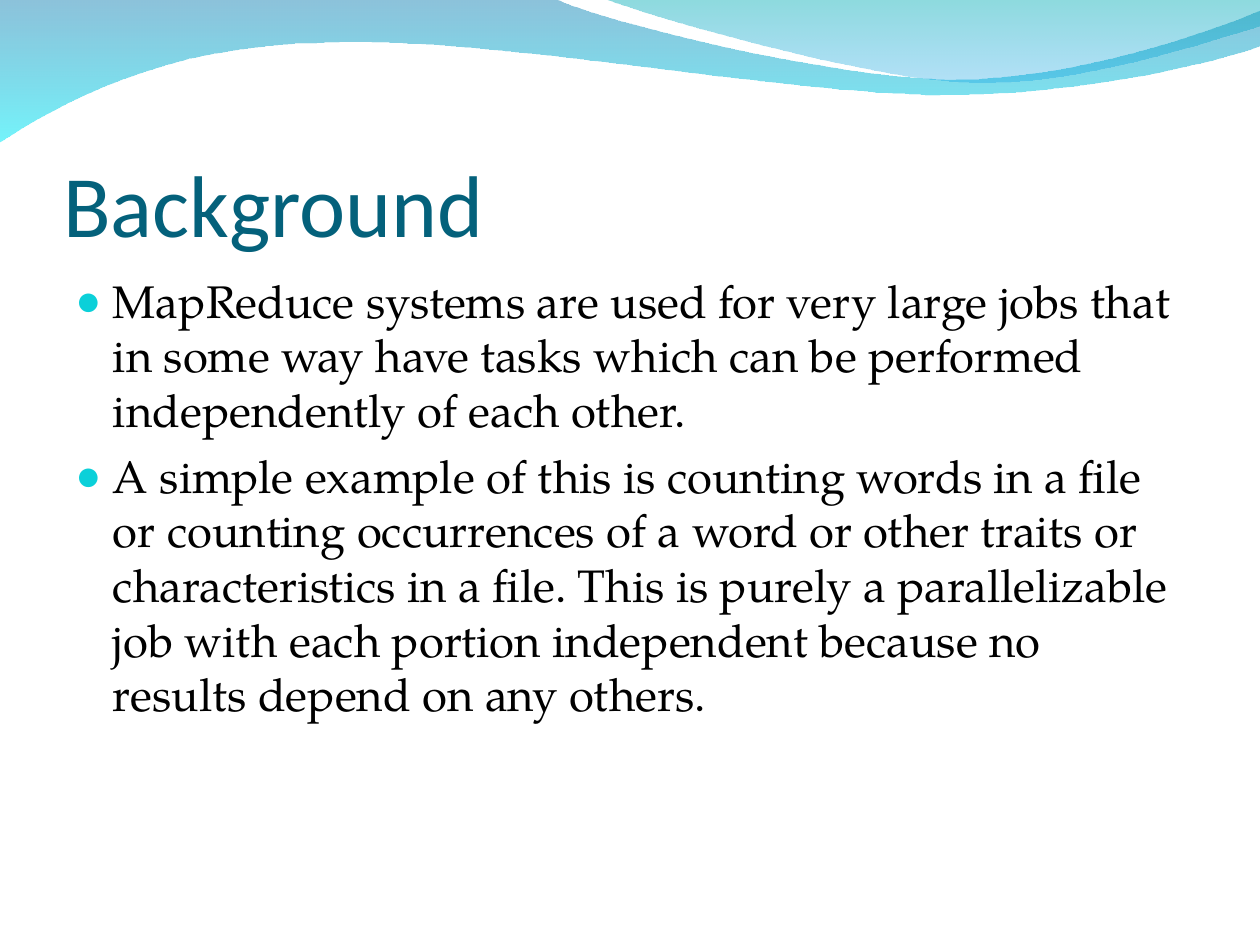
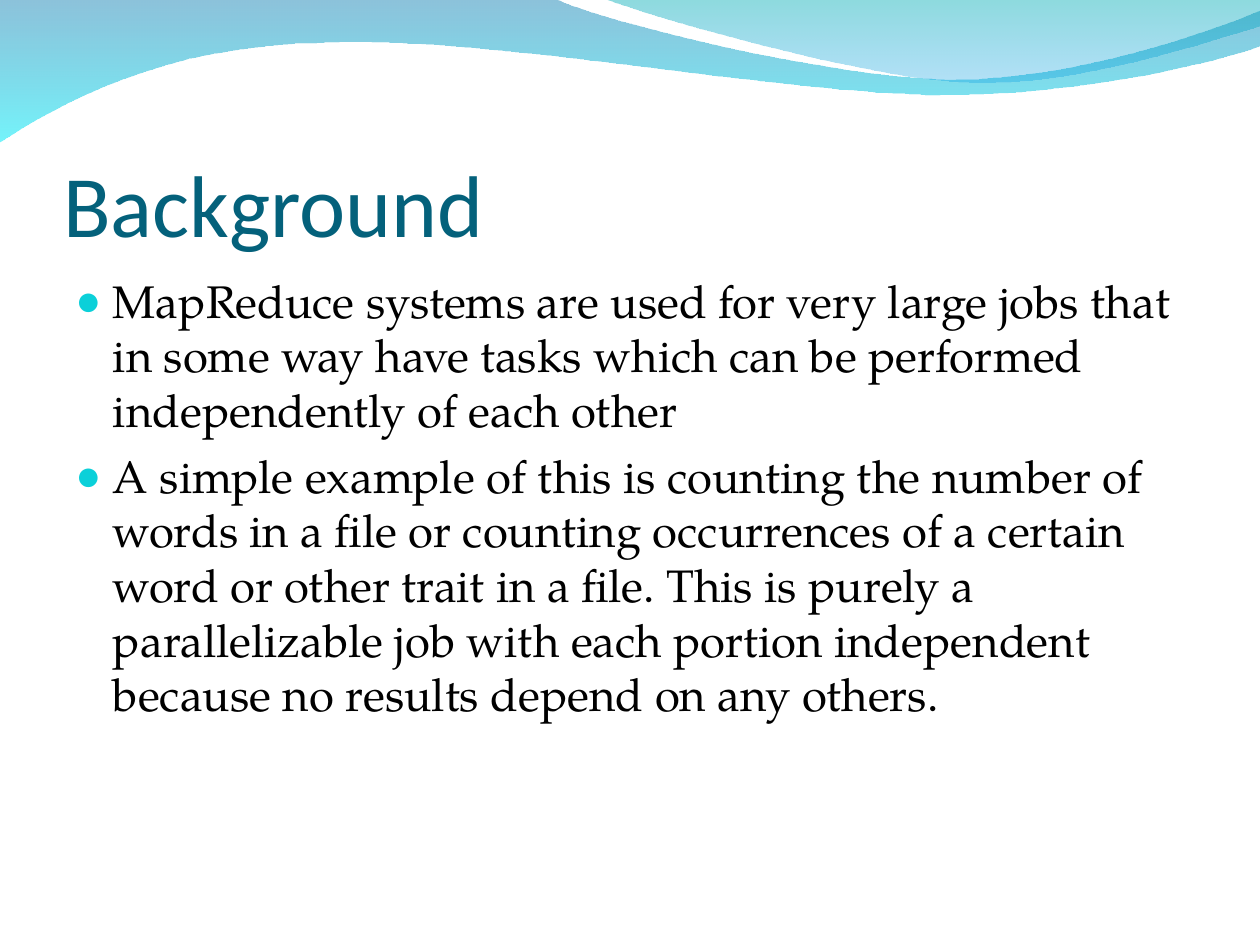
Before and after one commit to osecki/cs647, a slide deck: slide 7 of Documentation/Final Paper and Slides/MapReduce Final Presentation.ppt. Drawn at 1260x945 pixels with LibreOffice and Linux fonts; fonts in the diff are those of the drawing; background and template pictures are left out. Boxes give left, top, right and bottom in pixels: in the first picture for what was removed or moved away, otherwise in the second. Text is boxed around its words. In the diff, an @@ line names an element or a change of style, - is before the commit and + after.

```diff
--- a/Documentation/Final Paper and Slides/MapReduce Final Presentation.ppt
+++ b/Documentation/Final Paper and Slides/MapReduce Final Presentation.ppt
@@ text at (x1=113, y1=284, x2=1170, y2=724): text changed @@
-● MapReduce systems are used for very large jobs that in some way have tasks which can be performed independently of each other.
-● A simple example of this is counting words in a file or counting occurrences of a word or other traits or characteristics in a file. This is purely a parallelizable job with each portion independent because no results depend on any others.
+● MapReduce systems are used for very large jobs that in some way have tasks which can be performed independently of each other
+● A simple example of this is counting the number of words in a file or counting occurrences of a certain word or other trait in a file. This is purely a parallelizable job with each portion independent because no results depend on any others.
```
Also in this commit, not shown: 22 other slides changed, 5 other files.
